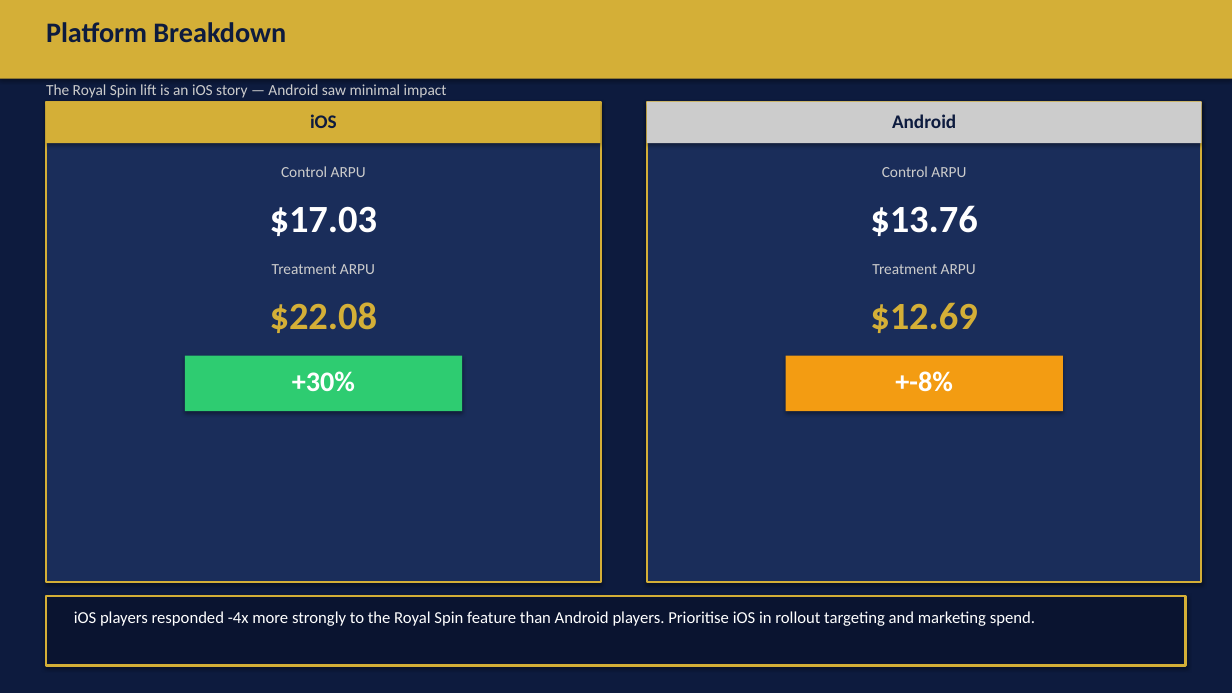
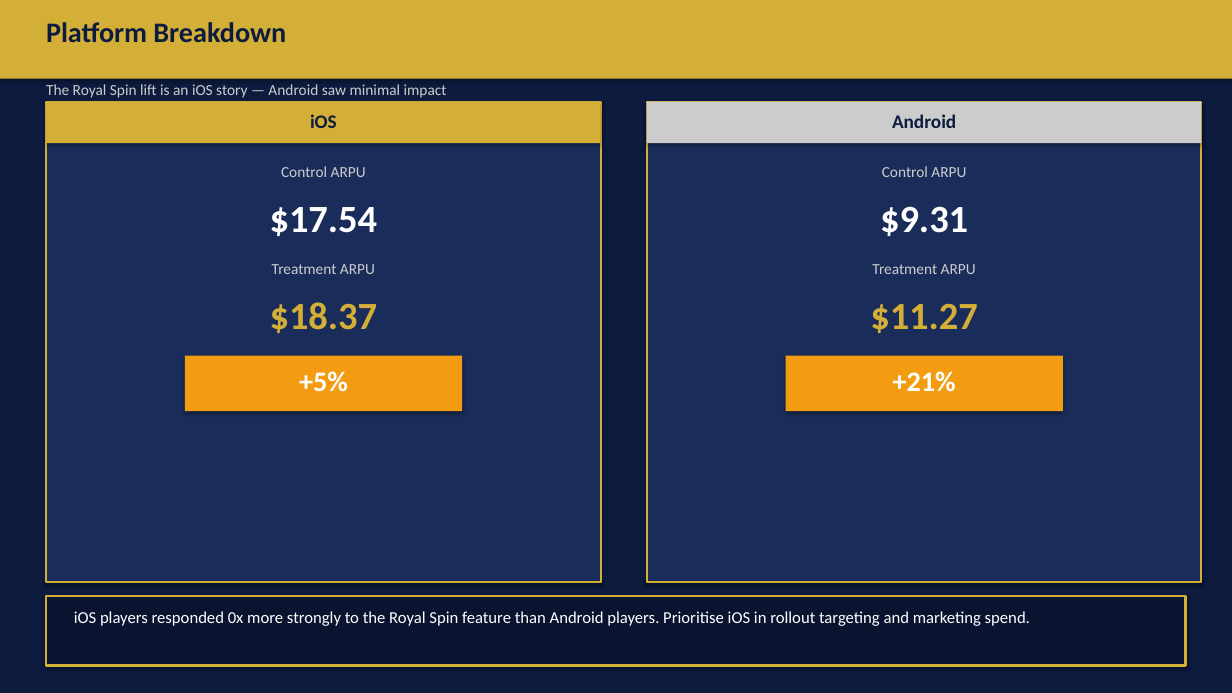
Before and after one commit to DannyEzersky/royal-flush-casino, a slide deck: slide 7 of exports/royal_spin_ab_test.pptx. Drawn at 1232x693 pixels with LibreOffice and Linux fonts; fonts in the diff are those of the drawing. Boxes give left, top, right and bottom in pixels: in the first picture for what was removed or moved away, otherwise in the second. Text is boxed around its words. In the diff, an @@ line names an element or a change of style, - is before the commit and + after.

```diff
--- a/exports/royal_spin_ab_test.pptx
+++ b/exports/royal_spin_ab_test.pptx
@@ text at box(270, 207, 378, 236): text changed @@
-$17.03
+$17.54
@@ text at box(880, 206, 968, 236): text changed @@
-$13.76
+$9.31
@@ text at box(270, 302, 378, 333): text changed @@
-$22.08
+$18.37
@@ text at box(870, 304, 978, 333): text changed @@
-$12.69
+$11.27
@@ rectangle at box(185, 356, 462, 411): fill #2ECC71 to #F39C12 @@
@@ text at box(299, 371, 348, 392): text changed @@
-+30%
++5%
@@ text at box(893, 371, 956, 392): text changed @@
-+-8%
++21%
@@ text at box(74, 611, 1030, 626): text changed @@
-iOS players responded -4x more strongly to the Royal Spin feature than Android players. Prioritise iOS in rollout targeting and marketing spend.
+iOS players responded 0x more strongly to the Royal Spin feature than Android players. Prioritise iOS in rollout targeting and marketing spend.
```
Also in this commit, not shown: 7 other slides changed, 8 other files.
